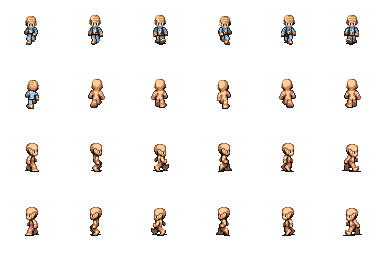
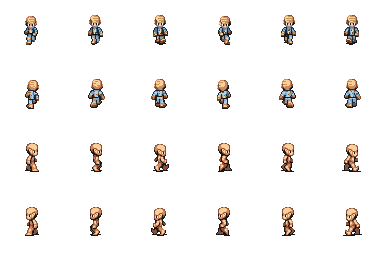
Comparing the layer stacks of the two 384px x 256px images. Changes:
painted on "Layer 4" over (28, 87, 359, 99)
painted on "Layer 3" over (92, 96, 357, 105)
painted on "Layer 1" over (89, 81, 361, 108)
